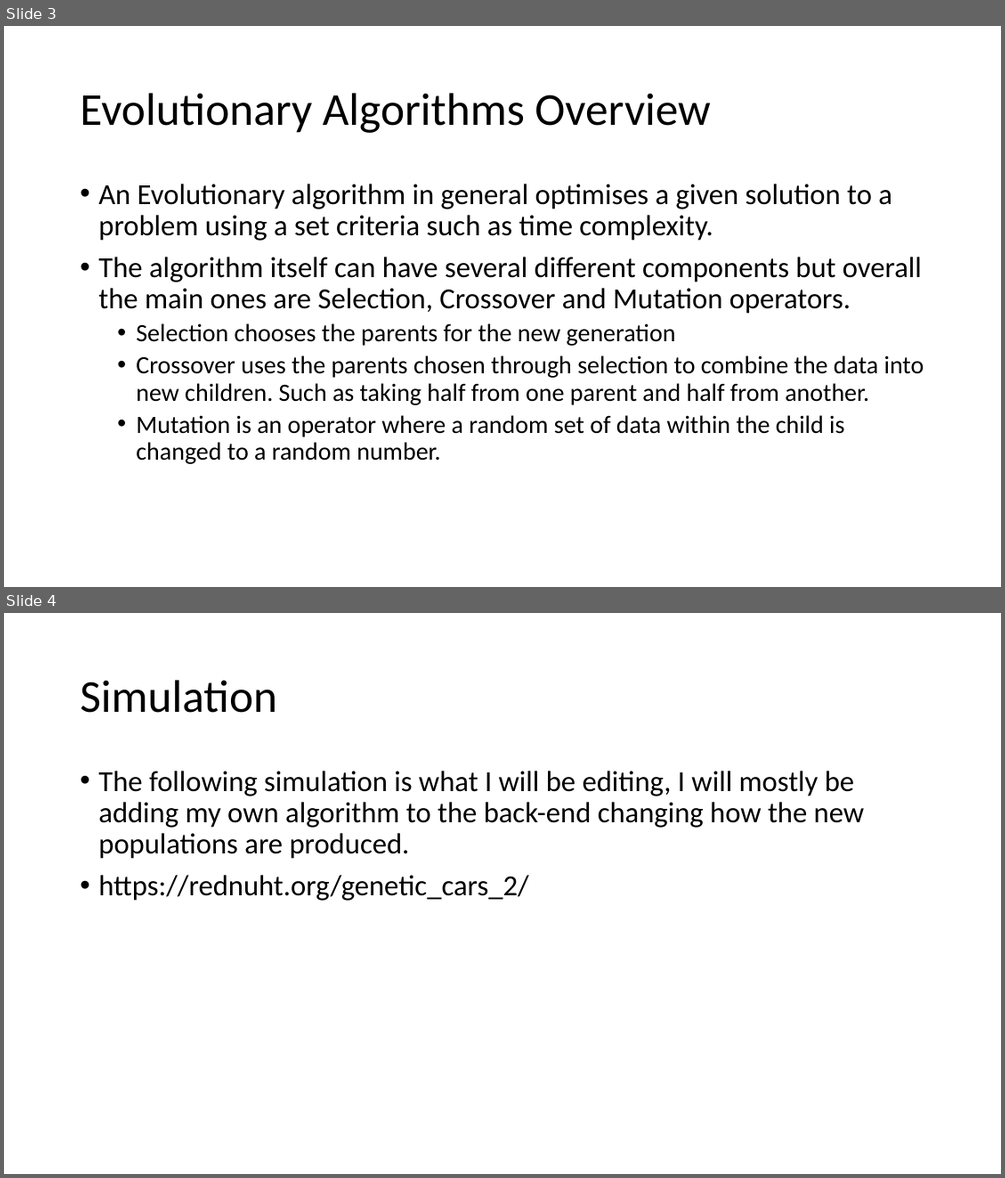
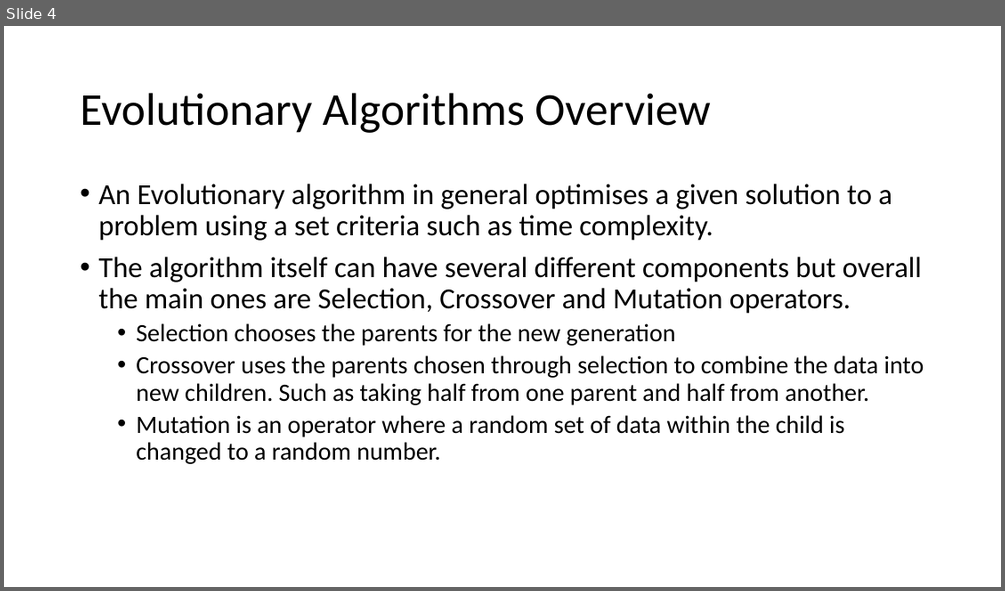
Before and after one commit to jonster100/Dissertation-, a slide deck: Documentation/Genetic-Cars-Simulation-presentation.odp. Shown one above the other, each under a label of ours: slides 3 and 4 before the commit, slide 4 after it. The pictures are 1005x1178 and 1005x591 pixels, drawn with LibreOffice and Linux fonts; fonts in the diff are those of the drawing. Boxes give left, top, right and bottom in pixels: in the first picture for what was removed or moved away, otherwise in the second. Text is boxed around its words. In the diff, an @@ line names an element or a change of style, - is before the commit and + after.

```diff
--- a/Documentation/Genetic-Cars-Simulation-presentation.odp
+++ b/Documentation/Genetic-Cars-Simulation-presentation.odp
@@ slide 4 removed at (x1=4, y1=613, x2=1001, y2=1174), background #FFFFFF @@
@@ title removed at (x1=80, y1=680, x2=277, y2=713) @@
-Simulation
@@ text removed at (x1=98, y1=771, x2=865, y2=900) @@
-• The following simulation is what I will be editing, I will mostly be adding my own algorithm to the back-end changing how the new populations are produced.
-• https://rednuht.org/genetic_cars_2/
@@ what was slide 3 is now slide 4 @@
```
Also in this commit, not shown: 2 slides changed, 1 slide added, 3 other files.
